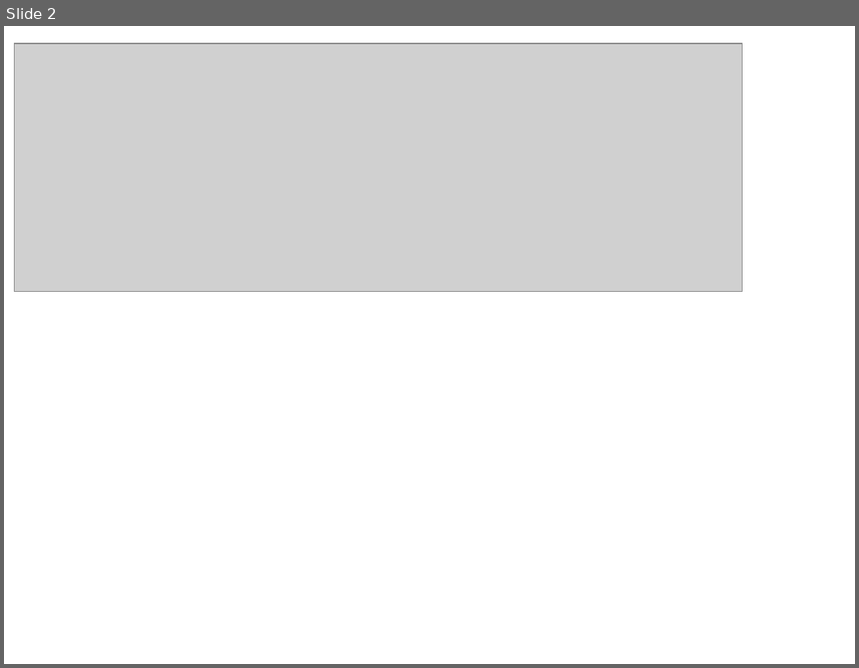
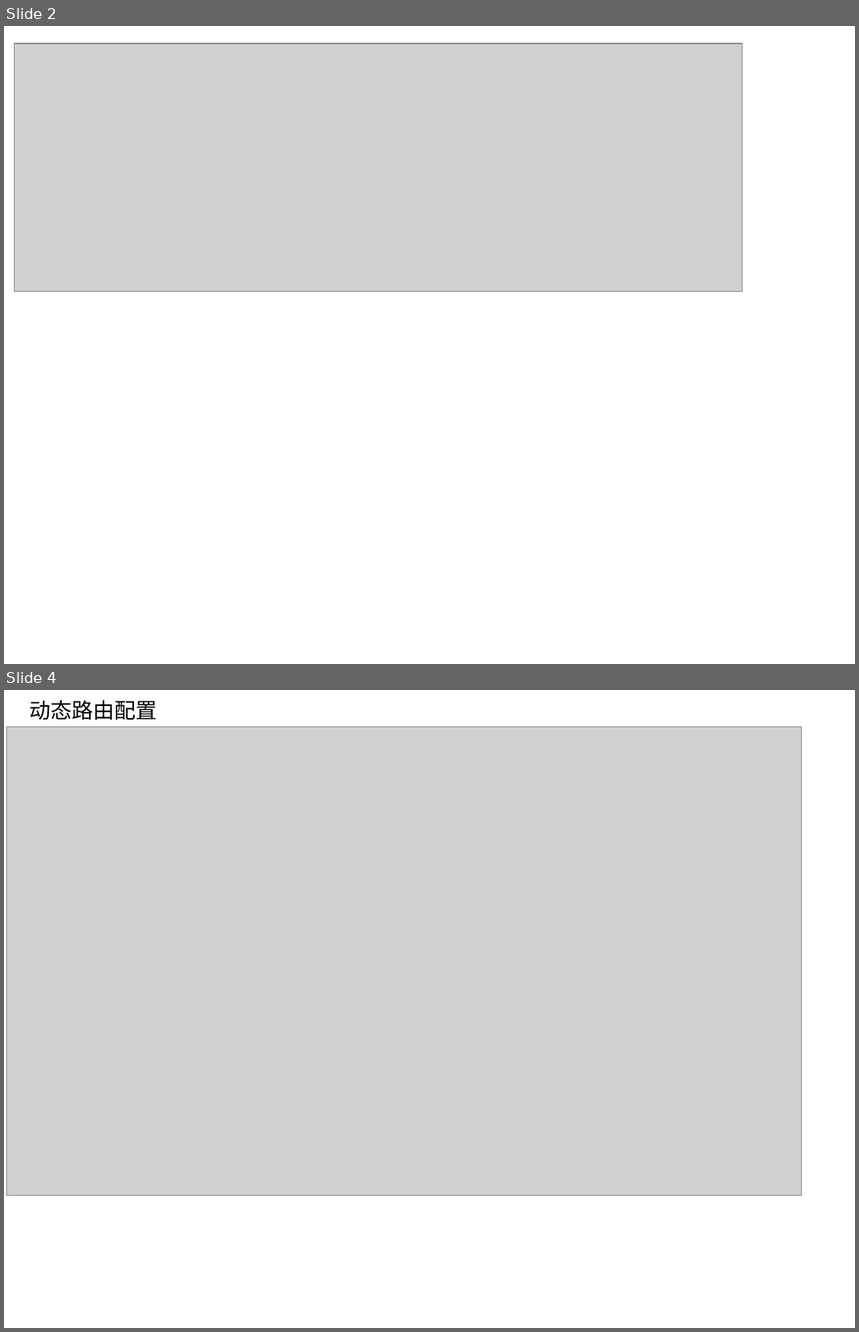
Before and after one commit to NicholasRabbit/springcloud, a slide deck: SpringCloud笔记/课程截图.pptx. Shown one above the other, each under a label of ours: slide 2 before the commit, slides 2 and 4 after it; the slides between them are not shown. The pictures are 859x668 and 859x1332 pixels, drawn with LibreOffice and Linux fonts; fonts in the diff are those of the drawing; grey boxes stand for pictures. Boxes give left, top, right and bottom in pixels: in the first picture for what was removed or moved away, otherwise in the second. Text is boxed around its words. In the diff, an @@ line names an element or a change of style, - is before the commit and + after.

```diff
--- a/SpringCloud笔记/课程截图.pptx
+++ b/SpringCloud笔记/课程截图.pptx
@@ slide 4 added at box(4, 690, 855, 1328), background #FFFFFF @@
@@ text added at box(29, 700, 157, 720), 18 pt, text #000000 @@
+动态路由配置
@@ picture added at box(6, 726, 801, 1195) @@
```
Also in this commit, not shown: 2 other slides added, 2 other files.
